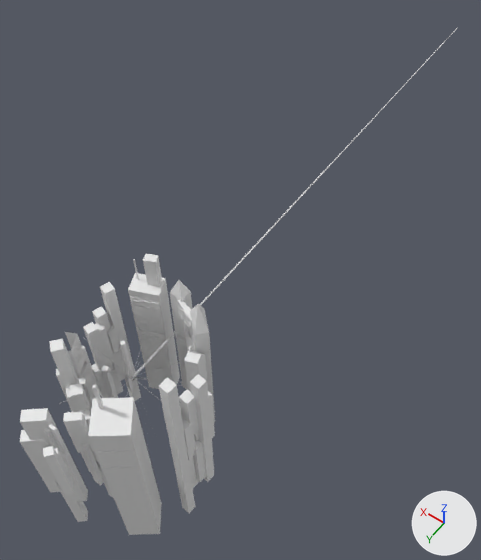
An edit to the Blender file ServerRoomTower.blend, drawn before and after from the same camera.
Before and after are seen from a camera (50 mm lens) standing at (-483.0, 363.0, 1003.0) and looking at (42.0, -373.0, -152.0). Arrows for +X, +Y and +Z are at lower right; the lights stay in place.
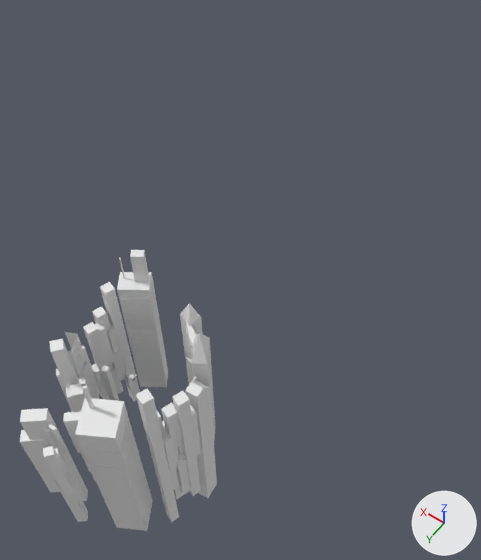
Location of each change, (x1, y1, x2, y2) in pixels of the pictures (481 x 560 px; the box of a moved part takes in the faces that stretch with it):
'Cylinder.005', reshaped, moved, turned: before (88, 385, 162, 535); after (75, 385, 153, 531)
'Cube.016', moved, turned: before (159, 374, 215, 513); after (136, 389, 201, 522)
'Cube.008', moved, turned: before (128, 253, 180, 389); after (117, 250, 168, 387)
'Cube.013', moved, turned: before (170, 280, 215, 423); after (180, 303, 215, 440)
'Cube.005', moved, turned: before (184, 346, 213, 451); after (185, 377, 217, 498)
'Cylinder', reshaped (not visible afterwards): before (135, 27, 458, 376)
'Cylinder.004', moved, rescaled (not visible afterwards): before (134, 163, 331, 375)
part 1 of me_cylinder_007, moved or reshaped: before (92, 385, 104, 409); after (82, 385, 94, 409)
part 2 of me_cylinder_007, moved or reshaped: before (88, 397, 143, 468); after (75, 398, 133, 469)
part 3 of me_cylinder_007, moved or reshaped: before (101, 433, 146, 482); after (89, 434, 136, 477)

The change, as a list of edits to the scene's bpy script:
```text
Change me_cylinder_007:
    used by ob_cylinder_005; location = (-70.0, 98.0, 120.0); rotation_euler = (0.0, 0.0, -0.931), in degrees (0, 0, -53); scale = (2.79, 25.0, 17.3)
    remove me_cylinder_007.from_pydata(...)  # 1844 vertices, 1441 faces; spans x -20.9..1.0, y -1.2..1.1, z -23.3..5.0
    add me_cylinder_007.from_pydata(...)  # 1844 vertices, 1441 faces; spans x -20.9..1.0, y -1.2..1.1, z -23.3..3.7
    me_cylinder_007 part 1: the loose piece of 8 vertices spanning x -5.9..-4.1, y 0.5..0.7, z 0.2..5.0 is moved by (0.0, 0.0, -1.3)
    me_cylinder_007 part 2: 18 of the vertices in x -20.9..-19.7, y -1.2..1.1, z -4.9..1.6 are moved by (0.0, 0.0, -1.3)
    me_cylinder_007 part 3: all 8 vertices in x -20.9..0.1, y -1.2..1.1, z -6.0..-5.7 are moved by (0.0, 0.0, -0.8)
Change me_cylinder:
    used by ob_cylinder; location = (-2.0, 0.0, 0.0)
    remove me_cylinder.from_pydata(...)  # 64 vertices, 32 faces; spans x -1.0..1.0, y -1319.0..1.0, z 0.0..2.0
    add me_cylinder.from_pydata(...)  # 64 vertices, 32 faces; spans x -1.0..1.0, y -2.0..1.0, z 0.0..2.0
    me_cylinder part 4
    32 vertices are removed from x -1.0..1.0, y -1319.0, z 0.0..2.0
    32 faces are deleted
    32 vertices are added at x -1.0..1.0, y -2.0, z 0.0..2.0
    32 new faces join them
    add me_cylinder.materials.append(mat_numbermaterial2)  # white #e7e7e7
Change ob_cube_013:
    ob_cube_013.location: (-48.0, -109.0, -26.0) -> (-88.0, -76.0, -26.0)
    ob_cube_013.rotation_euler: (0.0, 0.0, -0.407) -> (0.0, 0.0, -0.65)  # degrees (0, 0, -23) -> degrees (0, 0, -37)
Change ob_cube_008:
    ob_cube_008.location: (41.0, -102.0, -46.0) -> (62.0, -95.0, -46.0)
    ob_cube_008.rotation_euler: (0.0, 0.0, 0.391) -> (0.0, 0.0, 0.601)  # degrees (0, 0, 22) -> degrees (0, 0, 34)
Change ob_cylinder_005:
    ob_cylinder_005.location: (-70.0, 98.0, 120.0) -> (-51.0, 101.0, 120.0)
    ob_cylinder_005.rotation_euler: (0.0, 0.0, -0.931) -> (0.0, 0.0, -1.058)  # degrees (0, 0, -53) -> degrees (0, 0, -61)
Change ob_cube_016:
    ob_cube_016.location: (-135.0, 37.0, -62.0) -> (-123.0, 69.0, -62.0)
    ob_cube_016.rotation_euler: (0.0, 0.0, -0.11) -> (0.0, 0.0, -0.353)  # degrees (0, 0, -6.3) -> degrees (0, 0, -20)
Change ob_cylinder_004:
    ob_cylinder_004.scale: (0.5, 0.5, 0.5) -> (1.0, 1.0, 1.0)
    ob_cylinder_004.location: (-2.0, 5.0, 4.0) -> (-2.0, 0.0, 0.0)
Change ob_cube_005:
    ob_cube_005.location: (-102.0, -51.0, 0.0) -> (-142.0, -9.0, 0.0)
    ob_cube_005.rotation_euler: (0.0, 0.0, 0.349) -> (0.0, 0.0, 0.106)  # degrees (0, 0, 20) -> degrees (0, 0, 6.1)
```
